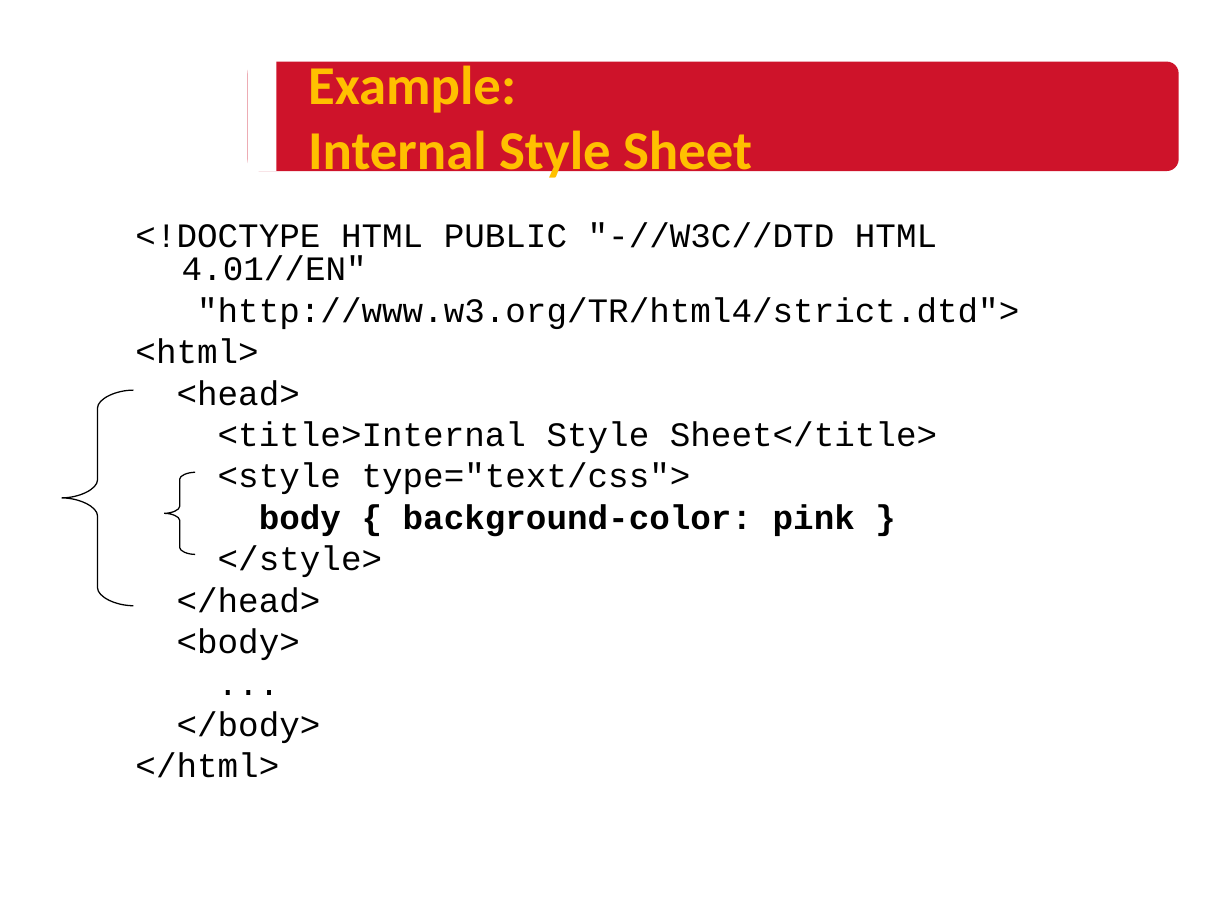
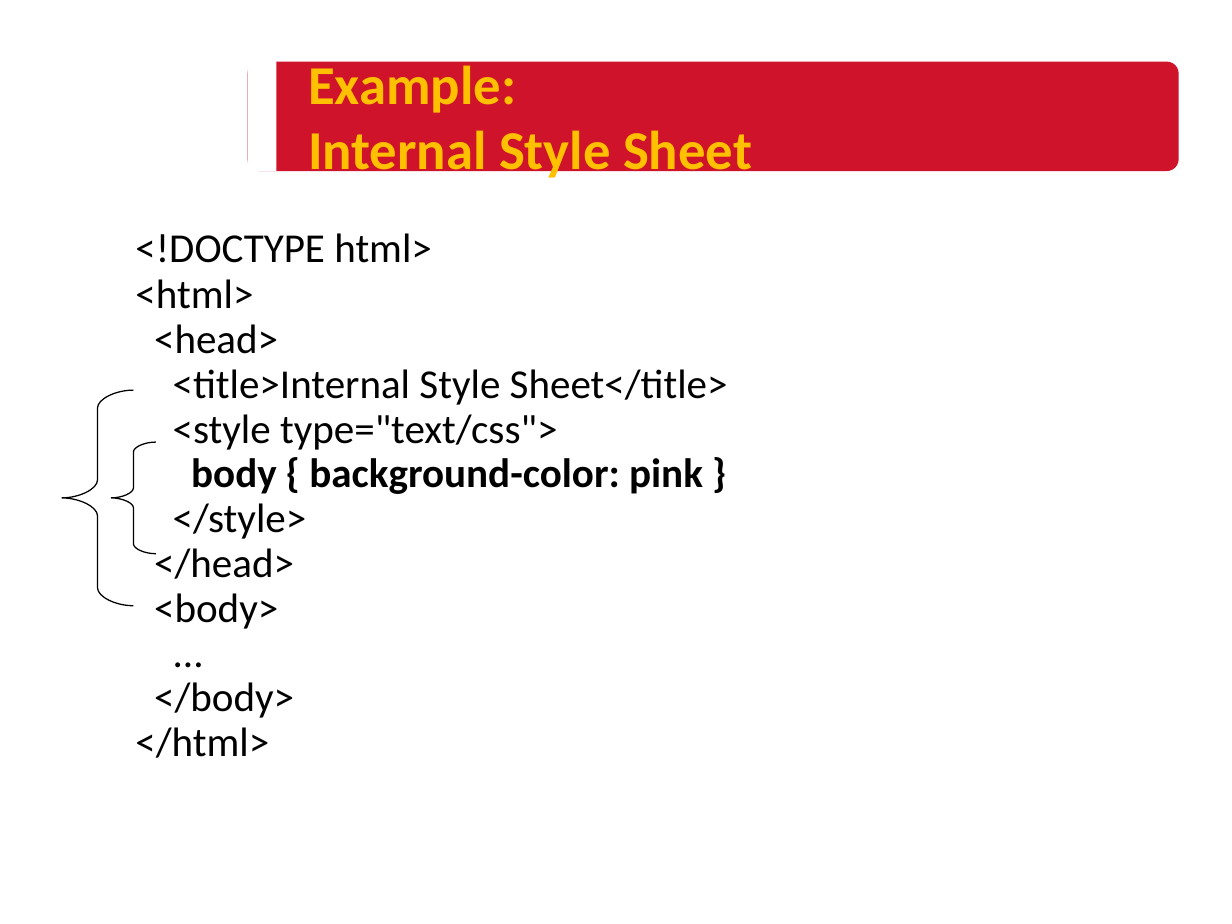
Before and after one commit to HUANGXUANKUN/Personal-Blog, a slide deck: slide 10 of NUS WPA - Copy/Lesson3/lesson3 Slide.ppt. Drawn at 1232x924 pixels with LibreOffice and Linux fonts; fonts in the diff are those of the drawing; background and template pictures are left out. Boxes give left, top, right and bottom in pixels: in the first picture for what was removed or moved away, otherwise in the second. Text is boxed around its words. In the diff, an @@ line names an element or a change of style, - is before the commit and + after.

```diff
--- a/NUS WPA - Copy/Lesson3/lesson3 Slide.ppt
+++ b/NUS WPA - Copy/Lesson3/lesson3 Slide.ppt
@@ text at (x1=135, y1=233, x2=432, y2=263): text changed; size 20 to 24 pt; font Courier New to Calibri @@
-<!DOCTYPE HTML PUBLIC "-//W3C//DTD HTML 4.01//EN"
-"http://www.w3.org/TR/html4/strict.dtd">
+<!DOCTYPE html>
@@ text at (x1=135, y1=279, x2=728, y2=758): size 20 to 24 pt, font Courier New to Calibri; indent changed; line spacing 0.8 to 0.7; more space between paragraphs @@
@@ freeform shape resized from (x1=164, y1=472, x2=195, y2=554) to (x1=111, y1=442, x2=155, y2=554) @@
```
Also in this commit, not shown: 6 other slides changed, 5 slides added, 10 other files.
